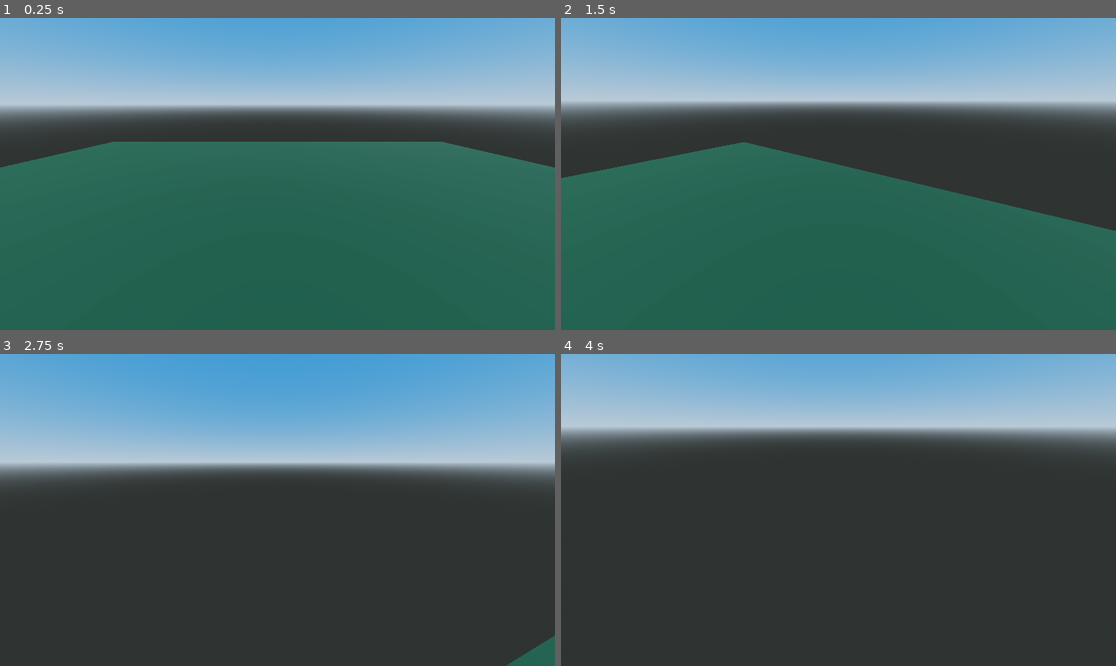
Above: before the commit, frames 1-4 (two rows, left to right).
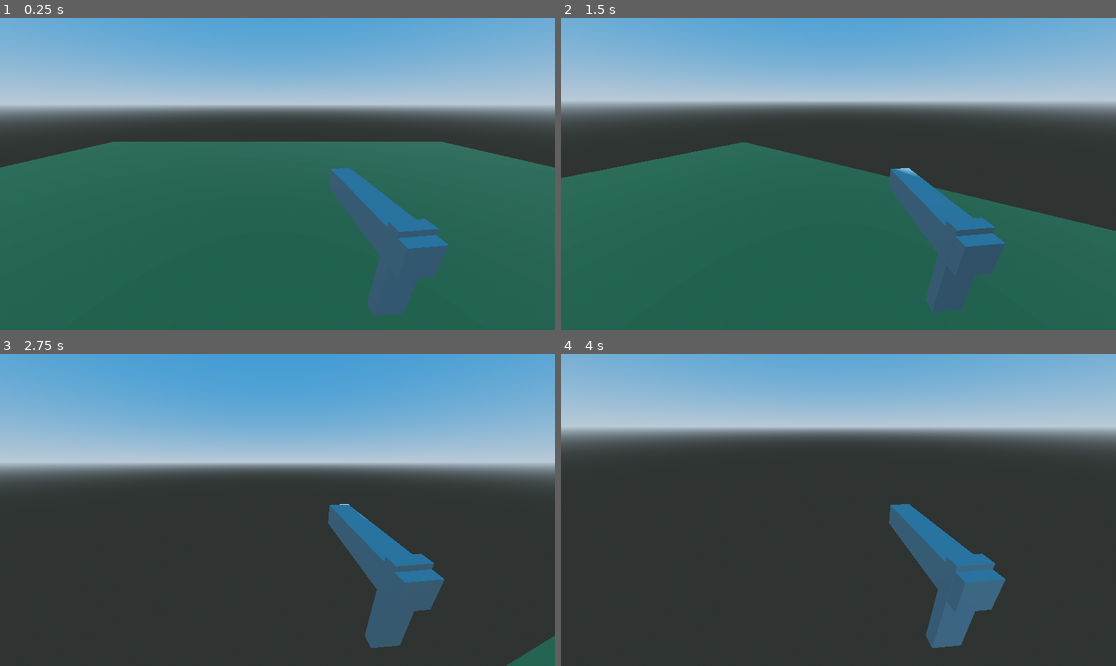
Above: after the commit, the same moments.

Repository: pmroz1/arena
Game: Godot game, scene res://Levels/arena.tscn
Same seed, same stepped clock (60 frames per second), same inputs: the game is played once before the commit and once after it.
Inputs (mouse positions are in pixels of both pictures, inside the frame that each line leads up to):
- Up to frame 1 (0.25 s): no input
- Up to frame 2 (1.5 s): move the mouse to (866, 174) at 0.52 s; hold W (move_forward) from 0.53 s (still down); click (866, 174) at 0.6 s; tap Space (jump) at 0.77 s; move the mouse to (810, 174) at 1.27 s; tap Shift (sprint) at 1.35 s
- Up to frame 3 (2.75 s): keep holding W (move_forward); tap Space (jump) at 1.52 s; click (249, 510) at 1.55 s; move the mouse to (288, 503) at 2.02 s; click (288, 503) at 2.1 s
- Up to frame 4 (4 s): keep holding W (move_forward); move the mouse to (832, 516) at 2.77 s; click (832, 516) at 2.85 s; tap Space (jump) at 3.02, 3.77 s; tap Enter at 3.5 s; move the mouse to (877, 513) at 3.52 s; hold Shift (sprint) from 3.53 s (still down); click (877, 513) at 3.8 s

The runs differ from the first frame. In frame 1, 4.6% of the frame differs, in the area x 59-81%, y 48-96%; in frame 2, 3.2%; in frame 3, 4.3%; in frame 4, 4.3%.

Commit message:
feat: Add gun_0001 model and script
This commit adds the gun_0001 model and script to the game. The gun_0001 model is represented by the `gun_0001.tscn` file, which includes a `Node3D` named "gun_0001" and two `MeshInstance3D` nodes for the gun's mesh. The gun_0001 script is represented by the `gun_0001.gd` file, which includes logic for shooting and handling player input.

The purpose of this change is to introduce a new weapon to the game, allowing players to shoot and interact with the gun_0001 model.

Diff:
--- a/Player/player.tscn
+++ b/Player/player.tscn
@@ -1,6 +1,8 @@
-[gd_scene load_steps=4 format=3 uid="uid://d2y5nsgmso7ep"]
+[gd_scene load_steps=6 format=3 uid="uid://d2y5nsgmso7ep"]
 
 [ext_resource type="Script" path="res://Player/player.gd" id="1_1wktw"]
+[ext_resource type="PackedScene" uid="uid://c8d8mxv70boh0" path="res://Probs/gun_0001.tscn" id="2_pbafj"]
+[ext_resource type="Script" path="res://Probs/gun_0001.gd" id="3_lrgoo"]
 
 [sub_resource type="CapsuleMesh" id="CapsuleMesh_ajox4"]
 
@@ -21,3 +23,7 @@
 
 [node name="Camera3D" type="Camera3D" parent="Head"]
 transform = Transform3D(1, 0, 0, 0, 0.920505, 0.390731, 0, -0.390731, 0.920505, 0, 0, -0.75)
+
+[node name="gun_0001" parent="Head/Camera3D" instance=ExtResource("2_pbafj")]
+transform = Transform3D(1.43, -0.0579627, 0.0283361, 0.0992843, 1.00051, -0.212992, -0.0385221, 0.426983, 0.502932, 0.0590577, -0.480009, -0.489653)
+script = ExtResource("3_lrgoo")
--- /dev/null
+++ b/Probs/gun_0001.gd
@@ -0,0 +1,14 @@
+extends Node3D
+
+# Reference to the gun's mesh (if you want to hide/show or animate)
+@export var gun_mesh: MeshInstance3D
+
+func _process(delta):
+	# The gun naturally follows the camera since it's a child of the Camera3D node.
+	# Additional logic for shooting, animations, etc., can go here.
+	if Input.is_action_just_pressed("shoot"):
+		shoot()
+
+func shoot():
+	# Implement shooting logic, like spawning bullets or playing animations.
+	print("Bang!")
--- /dev/null
+++ b/Probs/gun_0001.tscn
@@ -0,0 +1,13 @@
+[gd_scene load_steps=2 format=3 uid="uid://c8d8mxv70boh0"]
+
+[sub_resource type="BoxMesh" id="BoxMesh_nm780"]
+
+[node name="gun_0001" type="Node3D"]
+
+[node name="MeshInstance3D" type="MeshInstance3D" parent="."]
+transform = Transform3D(0.0342442, 0, 0, 0, 0.0492897, 0, 0, 0, 0.465359, 0.0944047, 0.41071, 0)
+mesh = SubResource("BoxMesh_nm780")
+
+[node name="MeshInstance3D" type="MeshInstance3D" parent="MeshInstance3D"]
+transform = Transform3D(1.01438, 0, 0, 0, 3.29682, 0, 0, 0, 0.0758423, -0.00309527, -0.96813, 0.39753)
+mesh = SubResource("BoxMesh_nm780")
--- a/project.godot
+++ b/project.godot
@@ -47,3 +47,13 @@
 "events": [Object(InputEventKey,"resource_local_to_scene":false,"resource_name":"","device":-1,"window_id":0,"alt_press …(191 unchanged characters)…
 ]
 }
+shoot={
+"deadzone": 0.5,
+"events": [Object(InputEventMouseButton,"resource_local_to_scene":false,"resource_name":"","device":-1,"window_id":0,"alt_pressed":false,"shift_pressed":false,"ctrl_pressed":false,"meta_pressed":false,"button_mask":1,"position":Vector2(101, 27),"global_position":Vector2(110, 73),"factor":1.0,"button_index":1,"canceled":false,"pressed":true,"double_click":false,"script":null)
+]
+}
+aim={
+"deadzone": 0.5,
+"events": [Object(InputEventMouseButton,"resource_local_to_scene":false,"resource_name":"","device":-1,"window_id":0,"alt_pressed":false,"shift_pressed":false,"ctrl_pressed":false,"meta_pressed":false,"button_mask":2,"position":Vector2(105, 11),"global_position":Vector2(114, 57),"factor":1.0,"button_index":2,"canceled":false,"pressed":true,"double_click":false,"script":null)
+]
+}
